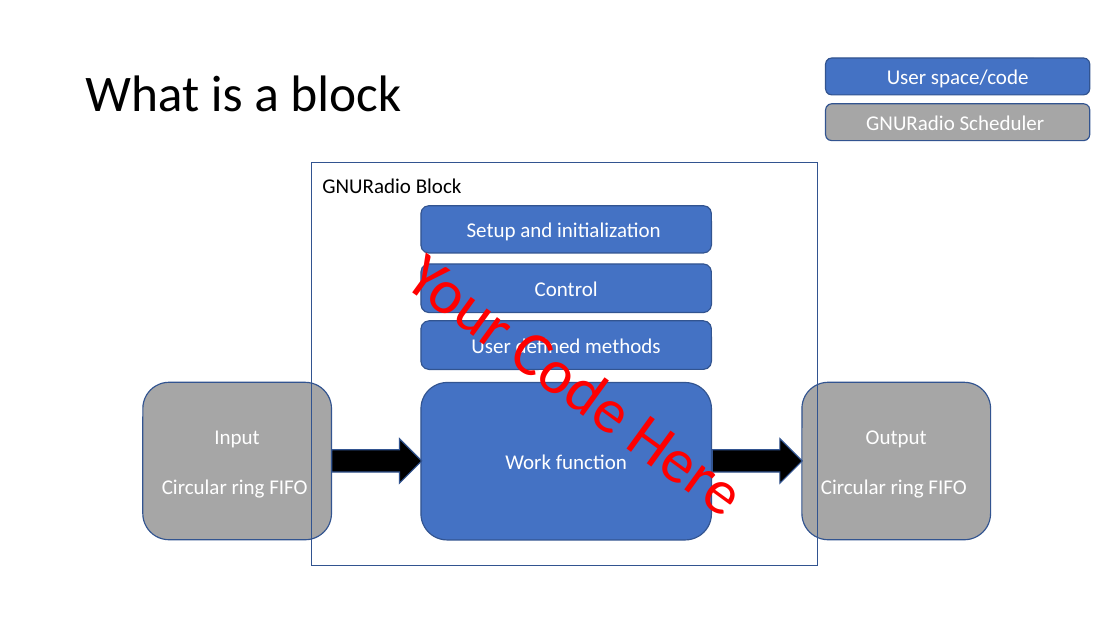
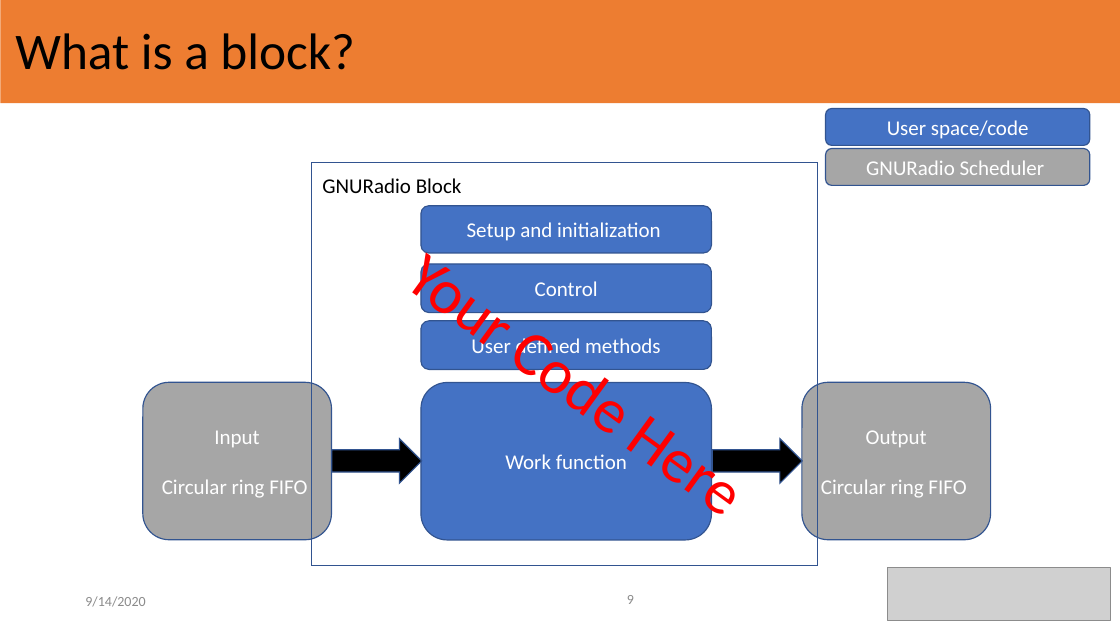
Before and after one commit to TheWylieStCoyote/writing_GNURadio_blocks_python, a slide deck: slide 9 of Presentation_workshop.pptx. Drawn at 1120x630 pixels with LibreOffice and Linux fonts; fonts in the diff are those of the drawing; grey boxes stand for pictures. Boxes give left, top, right and bottom in pixels: in the first picture for what was removed or moved away, otherwise in the second. Text is boxed around its words. In the diff, an @@ line names an element or a change of style, - is before the commit and + after.

```diff
--- a/Presentation_workshop.pptx
+++ b/Presentation_workshop.pptx
@@ rectangle added at box(1, 0, 1120, 103), fill #ED7D31 @@
@@ title at box(15, 33, 354, 70): text changed @@
-What is a block
+What is a block?
@@ rounded rectangle "User space/code": place and size @@
-rounded rectangle "User space/code" at box(826, 58, 1091, 95)
+rounded rectangle "User space/code" at box(826, 108, 1091, 145)
@@ rounded rectangle "GNURadio Scheduler": place and size @@
-rounded rectangle "GNURadio Scheduler" at box(826, 104, 1091, 141)
+rounded rectangle "GNURadio Scheduler" at box(826, 149, 1091, 186)
@@ picture added at box(887, 567, 1110, 621) @@
@@ text added at box(85, 596, 145, 607), 12 pt, text #8C8C8C @@
+9/14/2020
@@ page number added at box(627, 595, 634, 604), 12 pt, text #8C8C8C @@
+9
```
Also in this commit, not shown: 27 other slides changed, 1 other file.
